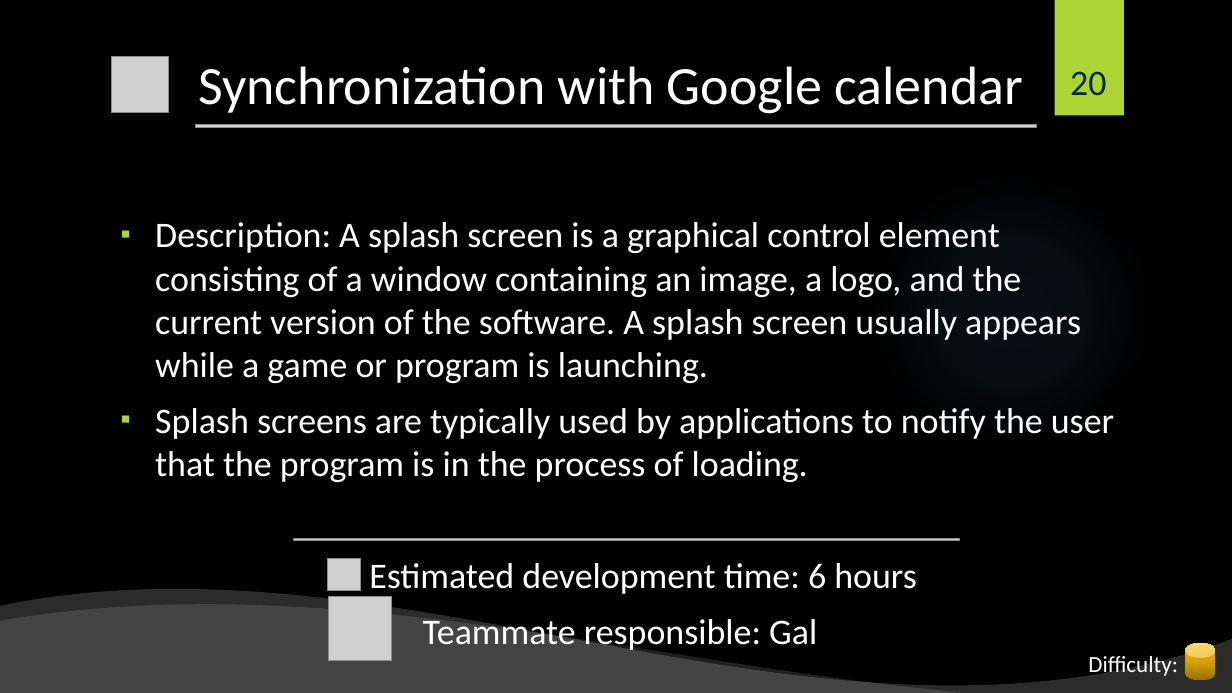
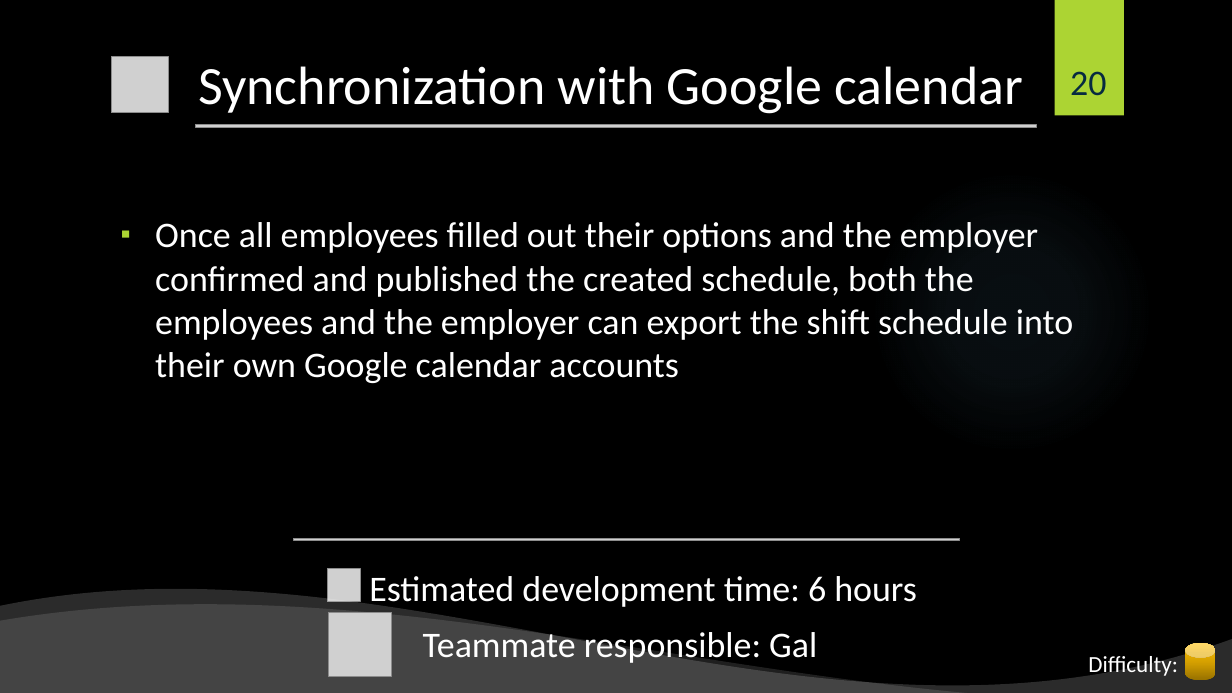
Before and after one commit to shiftlyapp/Shiftly, a slide deck: slide 20 of Backlog.pptx. Drawn at 1232x693 pixels with LibreOffice and Linux fonts; fonts in the diff are those of the drawing; grey boxes stand for pictures; background and template pictures are left out. Boxes give left, top, right and bottom in pixels: in the first picture for what was removed or moved away, otherwise in the second. Text is boxed around its words. In the diff, an @@ line names an element or a change of style, - is before the commit and + after.

```diff
--- a/Backlog.pptx
+++ b/Backlog.pptx
@@ text at (155, 222, 1073, 383): text changed @@
-▪ Description: A splash screen is a graphical control element consisting of a window containing an image, a logo, and the current version of the software. A splash screen usually appears while a game or program is launching.
-▪ Splash screens are typically used by applications to notify the user that the program is in the process of loading.
+▪ Once all employees filled out their options and the employer confirmed and published the created schedule, both the employees and the employer can export the shift schedule into their own Google calendar accounts
@@ picture: place and size @@
-picture at (327, 558, 360, 592)
+picture at (327, 569, 360, 603)
@@ picture: place and size @@
-picture at (328, 597, 392, 661)
+picture at (328, 613, 392, 677)
```
Also in this commit, not shown: 5 other slides changed.
